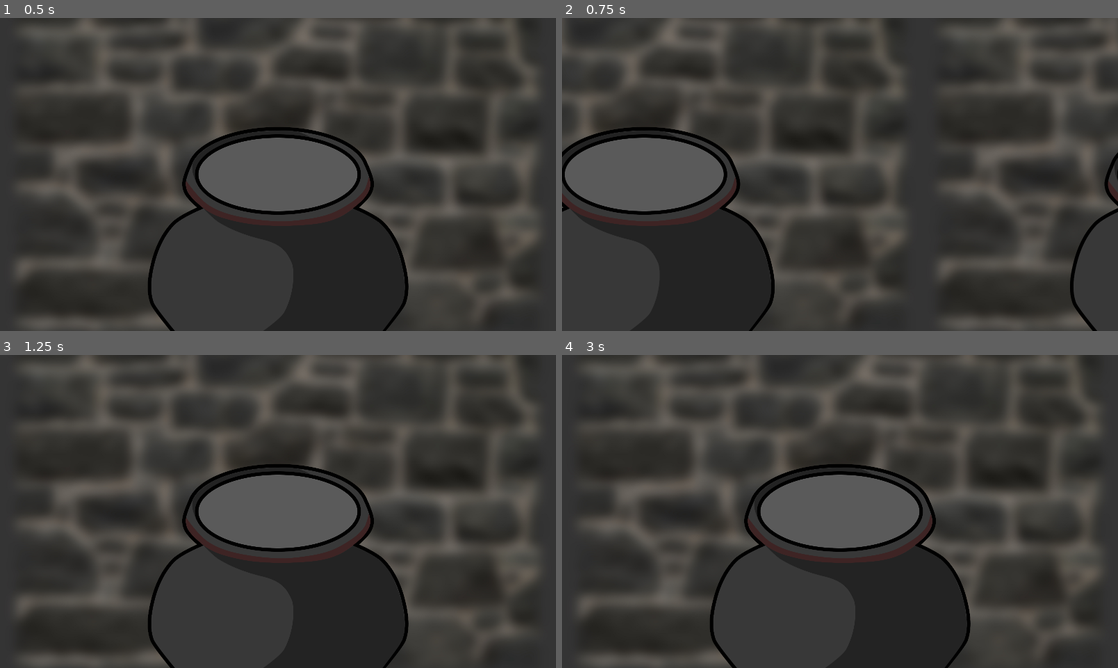
Above: before the commit, frames 1-4 (two rows, left to right).
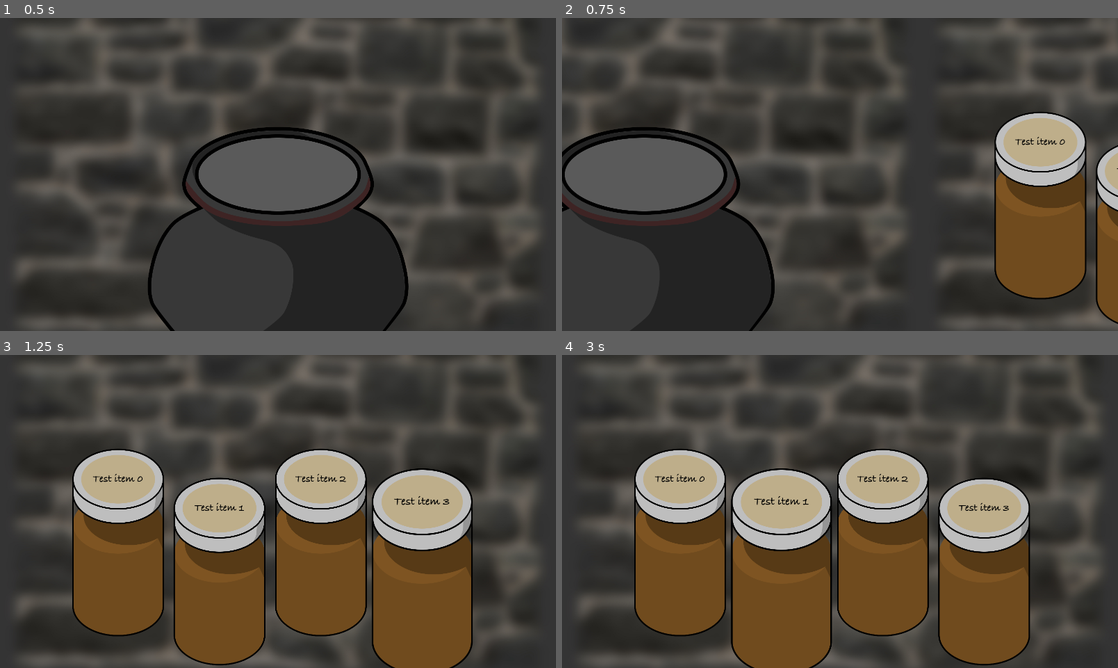
Above: after the commit, the same moments.

Repository: r0ckwav3/out-of-thyme
Game: Godot game, scene res://game.tscn
Two runs of this game, one before a commit and one after it. Both use one fixed random seed, a clock stepped at 60 frames per second and the inputs below.
Inputs (mouse positions are in pixels of both pictures, inside the frame that each line leads up to):
- Up to frame 1 (0.5 s): no input
- Up to frame 2 (0.75 s): tap Enter at 0.5 s; move the mouse to (962, 158) at 0.52 s; hold Right (ui_right) from 0.53 s (still down); click (962, 158) at 0.67 s
- Up to frame 3 (1.25 s): keep holding Right (ui_right)
- Up to frame 4 (3 s): move the mouse to (728, 527) at 1.27 s; release Right (ui_right) at 1.28 s; hold Left (ui_left) 1.28-2.03 s; move the mouse to (895, 442) at 2.02 s; hold Right (ui_right) from 2.03 s (still down); move the mouse to (812, 574) at 2.77 s; click (812, 574) at 2.92 s

Frame 1 is identical in both runs. In frame 2, 12% of the frame differs, in the area x 77-100%, y 30-100%; in frame 3, 41%, in the area x 13-85%, y 30-100%; in frame 4, 41%.

Commit message:
added test jarcontroller to main scene

Diff:
--- a/gd/game.tscn
+++ b/gd/game.tscn
@@ -1,12 +1,28 @@
-[gd_scene load_steps=3 format=3 uid="uid://v7o8nvto7jyn"]
+[gd_scene load_steps=5 format=3 uid="uid://v7o8nvto7jyn"]
 
 [ext_resource type="PackedScene" uid="uid://bp3ktpd4rye8f" path="res://subscene_manager.tscn" id="1_bnhar"]
 [ext_resource type="PackedScene" uid="uid://63nui4oaaiyw" path="res://pot_scene.tscn" id="2_luqqc"]
+[ext_resource type="Texture2D" uid="uid://gy4pdicj0op1" path="res://Assets/BGs/blurry_wall.jpg" id="3_njvuc"]
+[ext_resource type="PackedScene" uid="uid://dju6rnicahicb" path="res://jar_controller.tscn" id="4_77yxr"]
 
 [node name="Game" type="Node2D"]
 
 [node name="SubsceneManager" parent="." instance=ExtResource("1_bnhar")]
 
 [node name="PotScene" parent="SubsceneManager" instance=ExtResource("2_luqqc")]
+visible = false
 
-[node name="PotScene2" parent="SubsceneManager" instance=ExtResource("2_luqqc")]
+[node name="TempDrawerScene" type="Node2D" parent="SubsceneManager"]
+
+[node name="BlurryWall" type="Sprite2D" parent="SubsceneManager/TempDrawerScene"]
+position = Vector2(960, 480)
+scale = Vector2(0.666667, 0.666667)
+texture = ExtResource("3_njvuc")
+
+[node name="BlurryWall2" type="Sprite2D" parent="SubsceneManager/TempDrawerScene"]
+position = Vector2(960, -720)
+scale = Vector2(0.666667, 0.666667)
+texture = ExtResource("3_njvuc")
+
+[node name="JarController" parent="SubsceneManager/TempDrawerScene" instance=ExtResource("4_77yxr")]
+position = Vector2(408, 647)
